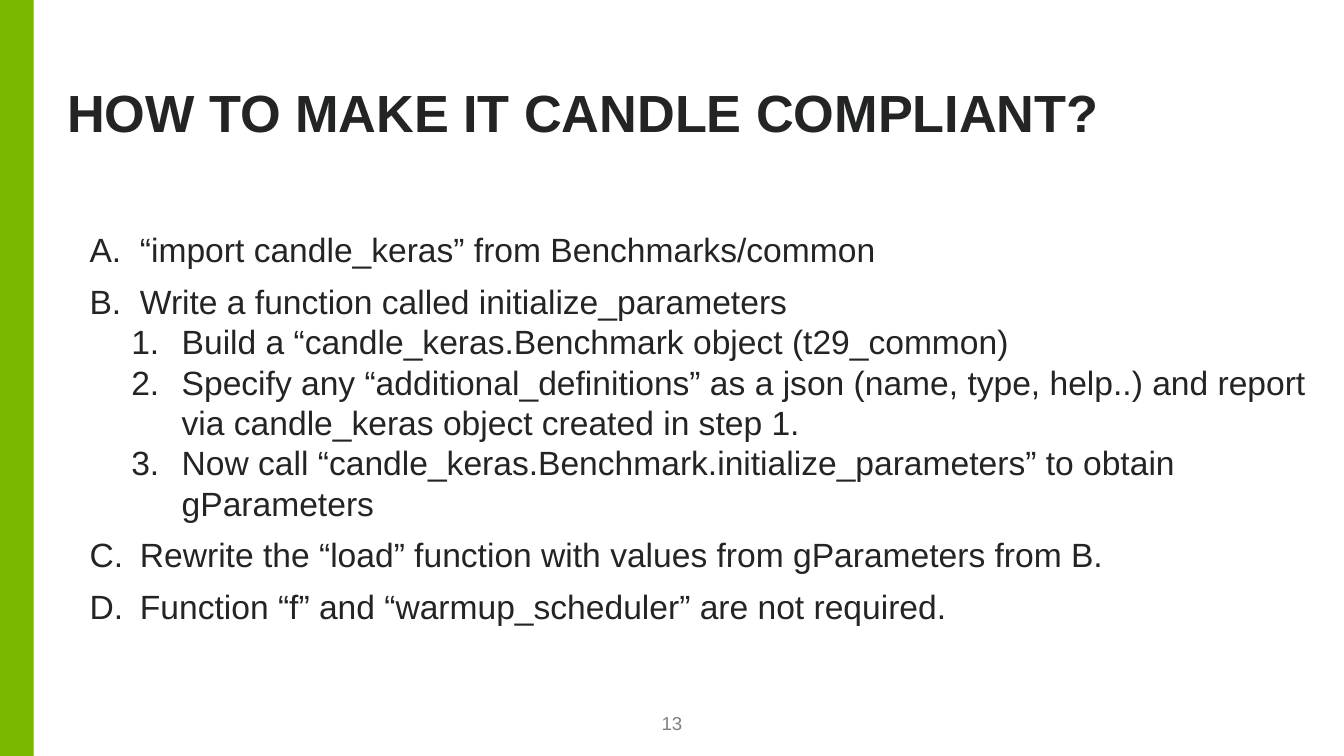
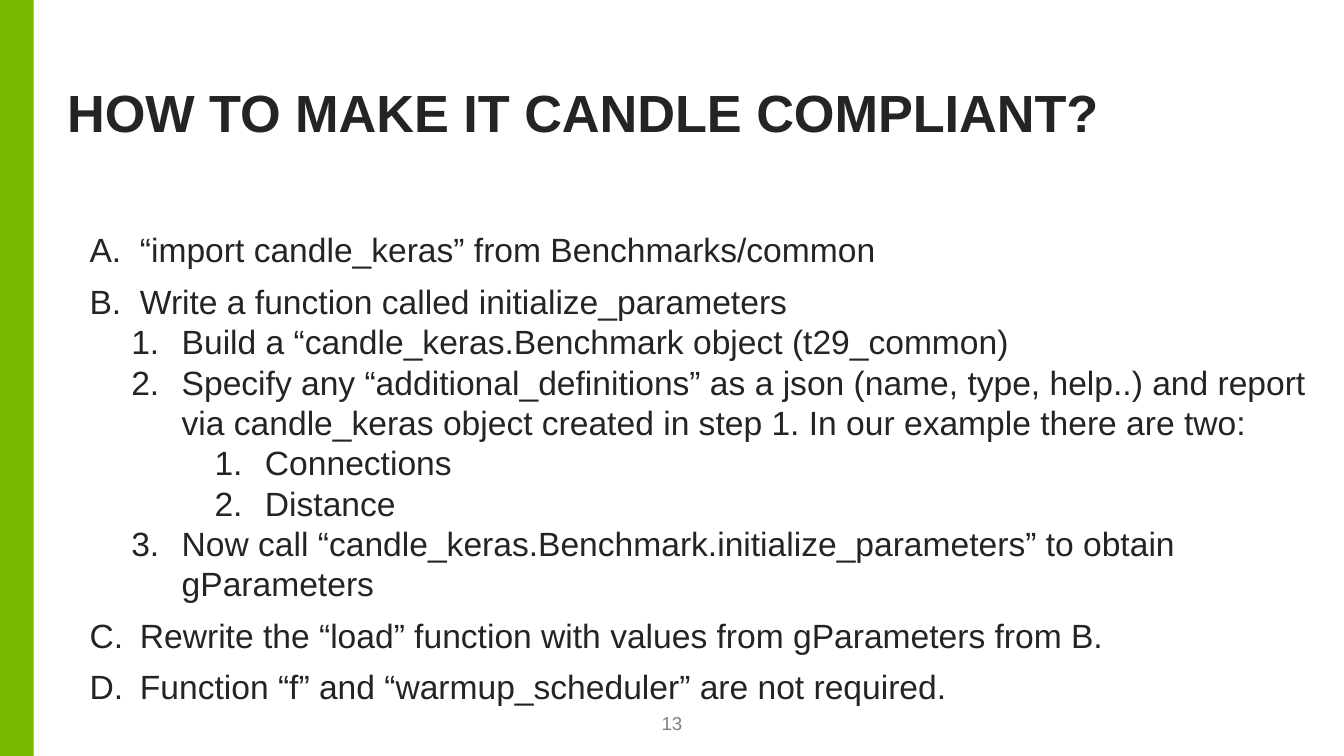
Before and after one commit to brettin/candle_tutorials, a slide deck: slide 13 of Topics/1_migrating_your_DNN_to_candle/CANDLE_Compliant_DNN.pptx. Drawn at 1344x756 pixels with LibreOffice and Linux fonts; fonts in the diff are those of the drawing; background and template pictures are left out. Boxes give left, top, right and bottom in pixels: in the first picture for what was removed or moved away, otherwise in the second. Text is boxed around its words. In the diff, an @@ line names an element or a change of style, - is before the commit and + after.

```diff
--- a/Topics/1_migrating_your_DNN_to_candle/CANDLE_Compliant_DNN.pptx
+++ b/Topics/1_migrating_your_DNN_to_candle/CANDLE_Compliant_DNN.pptx
@@ text at box(182, 370, 1306, 517): text changed @@
-  2. Specify any “additional_definitions” as a json (name, type, help..) and report via candle_keras object created in step 1.
+  2. Specify any “additional_definitions” as a json (name, type, help..) and report via candle_keras object created in step 1. In our example there are two:
+      1. Connections
+      2. Distance
```
Also in this commit, not shown: 4 other slides changed, 2 other files.
